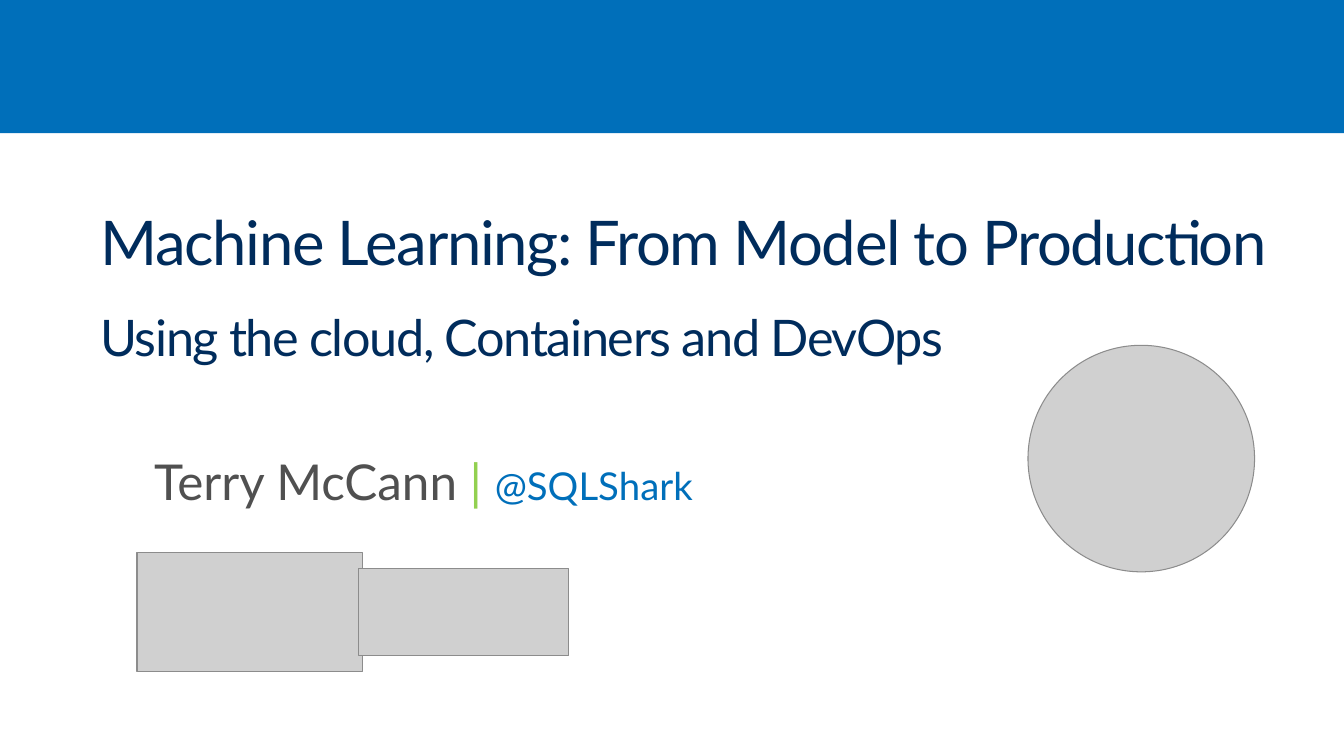
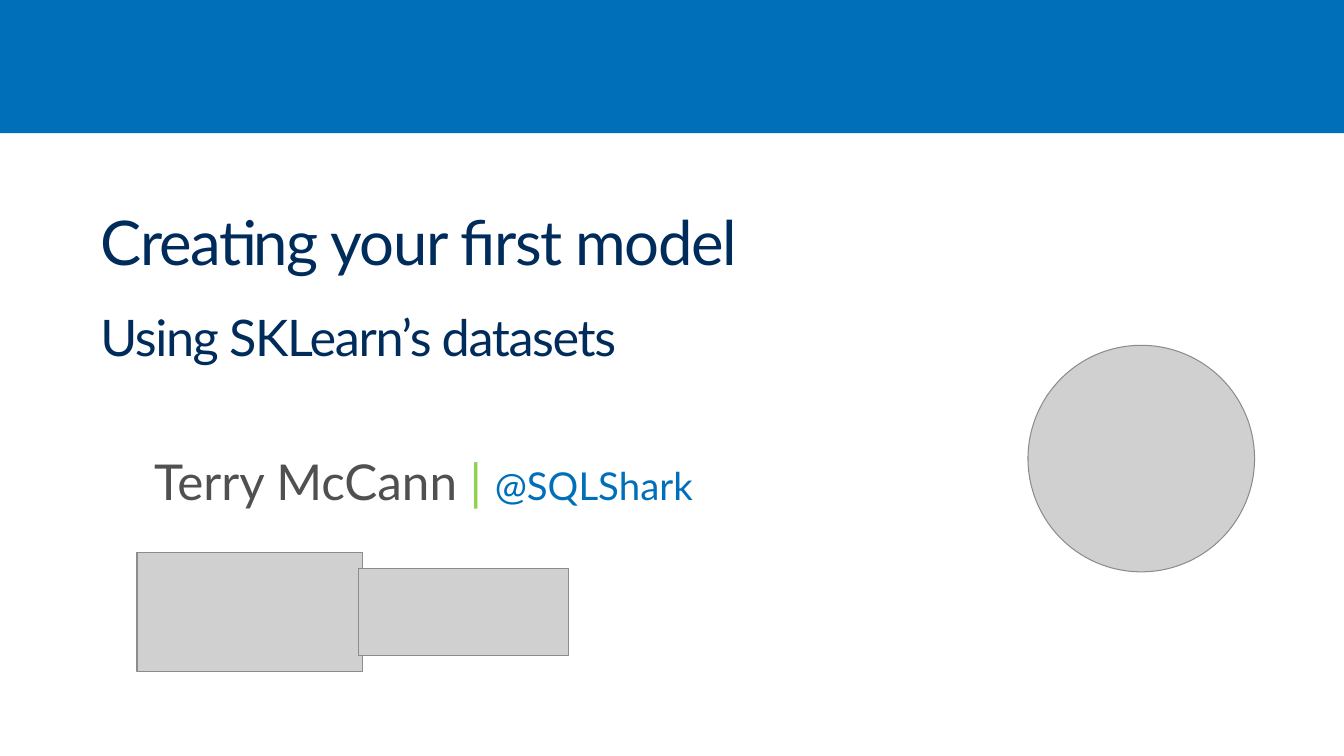
Before and after one commit to SQLShark/MachineLearningFromModelToProduction, a slide deck: slide 1 of Slides/M2 - Creating your first Machine Learning model.pptx (slide 2 before the commit). Drawn at 1344x756 pixels with LibreOffice and Linux fonts; fonts in the diff are those of the drawing; grey boxes stand for pictures; background and template pictures are left out. Boxes give left, top, right and bottom in pixels: in the first picture for what was removed or moved away, otherwise in the second. Text is boxed around its words. In the diff, an @@ line names an element or a change of style, - is before the commit and + after.

Commit message:
Updated slides

```diff
--- a/Slides/M2 - Creating your first Machine Learning model.pptx
+++ b/Slides/M2 - Creating your first Machine Learning model.pptx
@@ text at (x1=100, y1=219, x2=737, y2=364): text changed @@
-Machine Learning: From Model to Production
-Using the cloud, Containers and DevOps
+Creating your first model
+Using SKLearn’s datasets
```
Also in this commit, not shown: 5 slides added, 7 slides removed, 7 other files.
